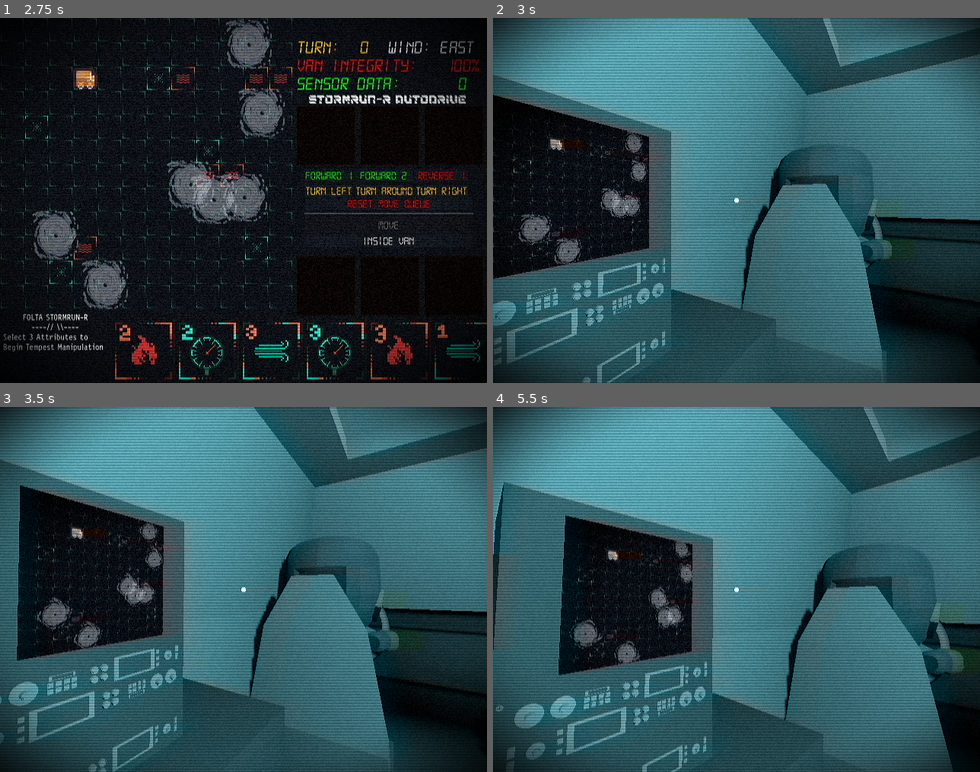
Above: before the commit, frames 1-4 (two rows, left to right).
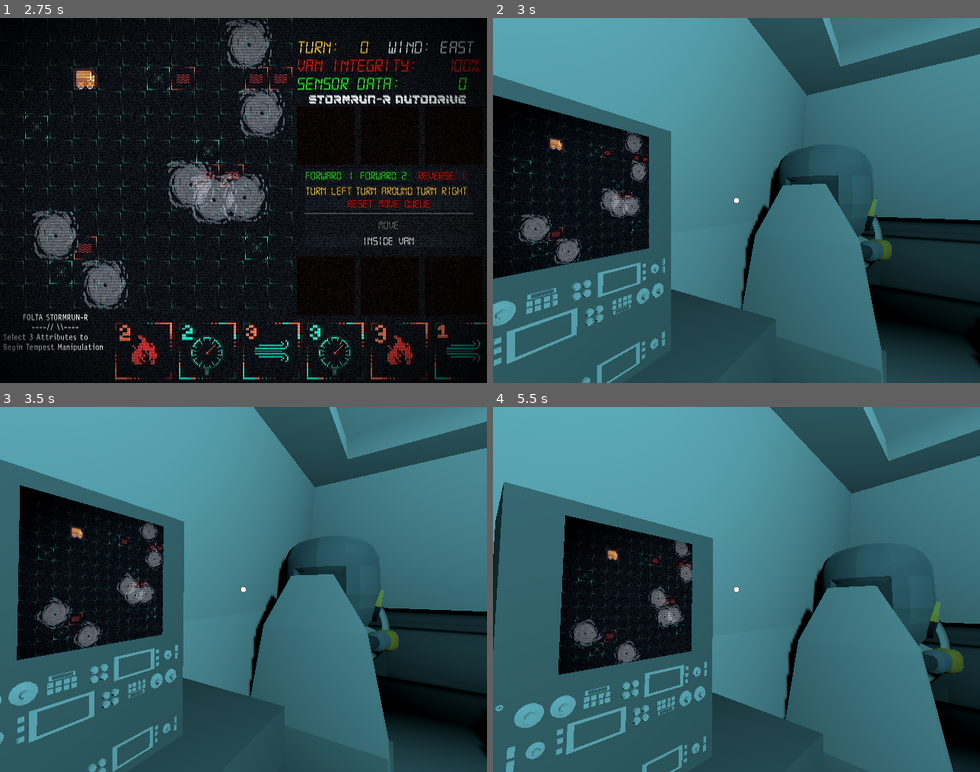
Above: after the commit, the same moments.

Repository: systemeffect/gwj92
Game: Godot game, scene res://scenes/main.tscn
The game is run twice, just before and just after one commit, with the same random seed, the same clock (stepped at 60 frames per second) and the same inputs.
Inputs (mouse positions are in pixels of both pictures, inside the frame that each line leads up to):
- Up to frame 1 (2.75 s): click "START" at 0.5 s; click "START" at 1.25 s; click "City Grid" at 2 s
- Up to frame 2 (3 s): click "Inside Van" at 2.75 s
- Up to frame 3 (3.5 s): no input
- Up to frame 4 (5.5 s): move the mouse to (760, 589) at 3.52 s; click (760, 589) at 3.67 s; move the mouse to (712, 589) at 4.27 s; click (712, 589) at 4.42 s; move the mouse to (746, 582) at 5.02 s; click (746, 582) at 5.17 s

Frame 1 is identical in both runs. In frame 2, 16% of the frame differs, in the area x 0-100%, y 0-100%; in frame 3, 16%; in frame 4, 18%.

Commit message:
storm/sensor data swaps

Diff:
--- a/City_Grid/city_grid.tscn
+++ b/City_Grid/city_grid.tscn
@@ -22,7 +22,7 @@
 [sub_resource type="ShaderMaterial" id="ShaderMaterial_vex6x"]
 shader = ExtResource("3_m87nk")
 shader_parameter/smearing = 0.09600000456
-shader_parameter/color_offset = -0.0019999984650600003
+shader_parameter/color_offset = -0.00199999846506
 shader_parameter/sharpening = 0.4790000227525
 shader_parameter/static_noise = 0.12400000589
 shader_parameter/crack_center = Vector2(-0.3, 0.85)
--- a/scenes/level.tscn
+++ b/scenes/level.tscn
@@ -208,6 +208,7 @@
 [node name="CanvasLayer" type="CanvasLayer" parent="." unique_id=27209454]
 
 [node name="ColorRect" type="ColorRect" parent="CanvasLayer" unique_id=780138220]
+visible = false
 material = SubResource("ShaderMaterial_w7c3h")
 anchors_preset = 15
 anchor_right = 1.0
--- a/scripts/3D_Level.gd
+++ b/scripts/3D_Level.gd
@@ -21,10 +21,26 @@
 	van_dir = van.direction_copy.back().move_direction
 	#clear the copy just to avoid anything growing
 	van.direction_copy.clear()
-
+	GlobalLocations.current_turn += 1
 	GlobalLocations.van_grid_loc = van_grid_loc
 	GlobalLocations.van_global_loc = van_global_loc
 	GlobalLocations.van_global_dir = van_dir
-
+	var cur_storm_locs = get_storm_locs()
+	GlobalLocations.storm_locs = cur_storm_locs
+	get_sensors()
 	DirectionList.directions.clear()
 	get_tree().change_scene_to_file("res://City_Grid/city_grid.tscn")
+
+func get_storm_locs() -> Array:
+	var storms_array = []
+	var container = city_grid.storms_container
+	var storms = container.get_children()
+	for storm in storms:
+		var loc = storm.global_position
+		storms_array.append(loc)
+	return storms_array
+
+func get_sensors():
+	var tilemap = city_grid.status_effects
+	var sensor_array = tilemap.get_used_cells_by_id(0,Vector2(4,0))
+	GlobalLocations.sensor_locs = sensor_array
--- a/scripts/Global_Locations.gd
+++ b/scripts/Global_Locations.gd
@@ -3,3 +3,8 @@
 var van_grid_loc: Vector2 = Vector2(0, 0)
 var van_global_loc: Vector2 = Vector2(0, 0)
 var van_global_dir: String = ""
+
+var storm_locs : Array
+var sensor_locs : Array
+var sensors_collected : int
+var current_turn = 0
--- a/scripts/actions_ui.gd
+++ b/scripts/actions_ui.gd
@@ -84,6 +84,7 @@
 	load_cards()
 	set_van_direction_index()
 	set_integrity(3)
+	cur_sensors = GlobalLocations.sensors_collected
 
 func _process(delta: float) -> void:
 	if queue_size == 3:
--- a/scripts/game_manager.gd
+++ b/scripts/game_manager.gd
@@ -32,6 +32,7 @@
 @onready var storms_container: Node2D = $StormsContainer
 @onready var wind_timer: Timer = $WindTimer
 var change_wind : bool = true
+var storm_locs
 
 var fire_status = Status
 var flood_status = Status
@@ -70,7 +71,8 @@
 	status_effects.update_status_log.connect(_on_update_status_log)
 	movement_queue = actions_ui.current_movement_queue
 	#turn_num.text = str(current_turn)
-
+	current_turn = GlobalLocations.current_turn
+	turn_num.text = str(current_turn)
 
 	van.is_moving.connect(_on_van_is_moving)
 	van.is_not_moving.connect(_on_van_is_not_moving)
@@ -87,6 +89,12 @@
 
 	if GlobalLocations.van_global_loc != Vector2(0,0):
 		van.global_position = GlobalLocations.van_global_loc
+	if GlobalLocations.current_turn > 0:
+		#clear_storms()
+		var storms_array = GlobalLocations.storm_locs
+		load_storms(storms_array)
+	set_sensors()
+
 
 	fire_status = Status.new()
 	fire_status.status_name = "fire"
@@ -113,6 +121,7 @@
 func update_map_interface(attr_array : Array):
 	_on_change_wind_pressed()
 	_on_spread_pressed(attr_array)
+
 	end_of_turn = false
 
 
@@ -199,7 +208,7 @@
 			print("card is null")
 	if dir_array.size() == 0:
 		end_of_turn = true
-	current_turn += 1
+
 	turn_num.text = str(current_turn)
 	turn_in_progress = true
 
@@ -209,6 +218,18 @@
 	direction = direction.to_upper()
 	wind_label.text = "WIND: " + direction
 	# emit signal if needed?
+
+func load_storms(locs : Array):
+	if locs.size() > 0:
+		print("loadin storms")
+		var all_locs = locs
+		var storms = storms_container.get_children()
+		for storm in storms:
+			var loc = all_locs.pop_front()
+			storm.set_origin(loc)
+			#
+	else:
+		print('no storms to load')
 
 func create_storms(origin: Vector2, amt : int):
 	var storms = 0
@@ -217,6 +238,12 @@
 		storm.origin_pos = origin
 		storms_container.add_child(storm)
 		storms += 1
+
+func clear_storms():
+	while storms_container.get_child_count() > 0:
+		var child = storms_container.get_child(0)
+		storms_container.remove_child(child)
+		child.queue_free()
 
 func _on_show_grid_pressed() -> void:
 	if grid_overlay.visible:
@@ -358,3 +385,15 @@
 func _on_preview_cont_area_entered(area: Area2D) -> void:
 	if area.name == "Boundaries":
 		status_log_label.update_text("Path Out of Bounds, resetting autodrive...")
+
+func set_sensors():
+	if current_turn > 0:
+		var sensor_locs = GlobalLocations.sensor_locs
+		var cur_sensor_locs = status_effects.get_used_cells_by_id(0,Vector2(4,0))
+		for loc in sensor_locs:
+			if cur_sensor_locs.has(loc):
+				cur_sensor_locs.erase(loc)
+		for loc in cur_sensor_locs:
+			status_effects.set_cell(loc,0,Vector2(1,0))
+			GlobalLocations.sensors_collected += 1
+			actions_ui.collect_sensor()
--- a/scripts/storm.gd
+++ b/scripts/storm.gd
@@ -73,3 +73,7 @@
 	label_anim.play("zone_dropped")
 	await label_anim.animation_finished
 	zone_label.hide()
+
+func set_origin(pos : Vector2):
+	origin_pos = pos
+	position = pos
